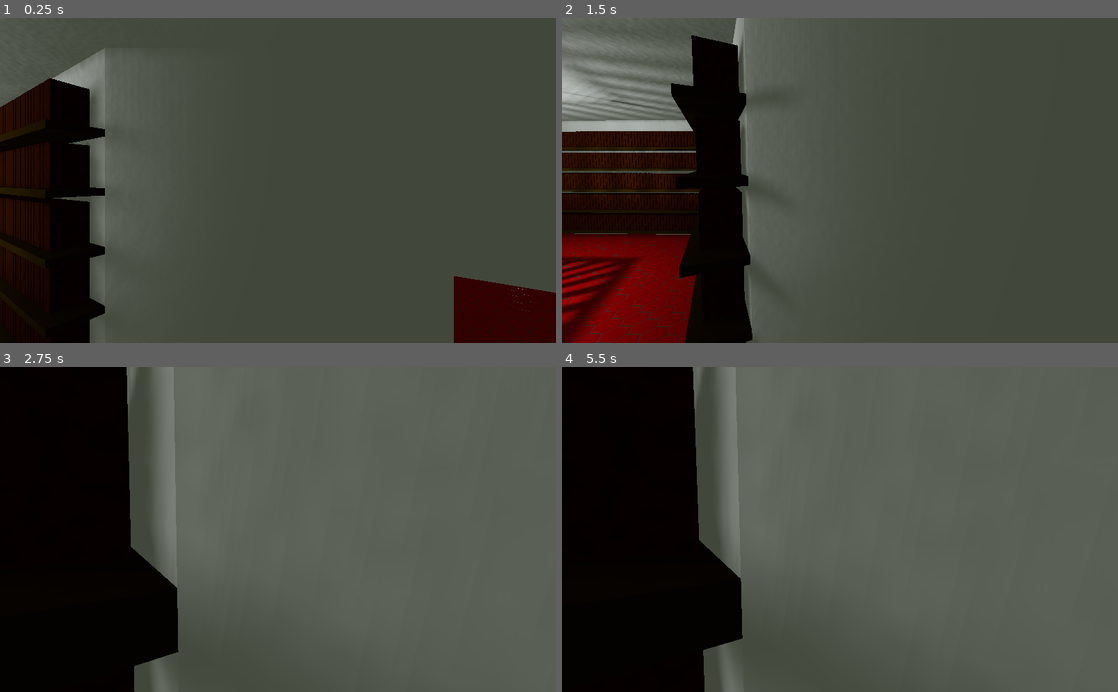
Above: before the commit, frames 1-4 (two rows, left to right).
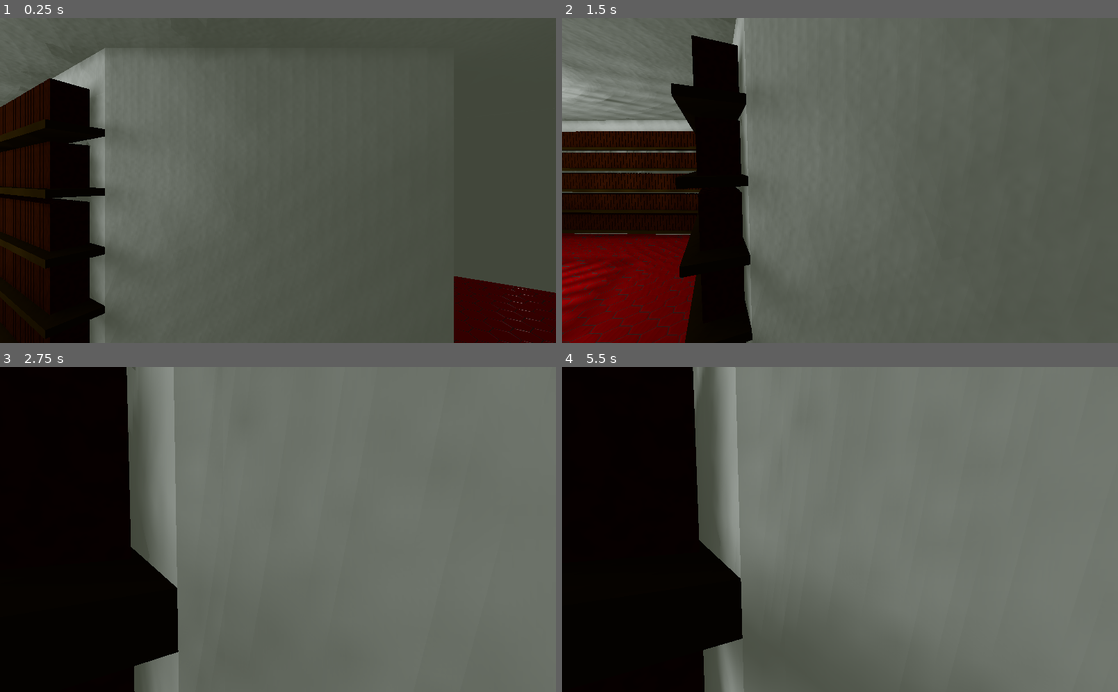
Above: after the commit, the same moments.

Repository: HenryWConklin/Total-Library
Game: Godot game, scene res://rooms/Library.tscn
Two runs of this game, one before a commit and one after it. Both use one fixed random seed, a clock stepped at 60 frames per second and the inputs below.
Inputs (mouse positions are in pixels of both pictures, inside the frame that each line leads up to):
- Up to frame 1 (0.25 s): no input
- Up to frame 2 (1.5 s): tap Enter at 0.5 s; move the mouse to (962, 164) at 0.52 s; hold D (move_right) 0.53-1.28 s; click (962, 164) at 0.67 s; tap Space at 1.25 s; move the mouse to (812, 180) at 1.27 s; hold W (move_forward) from 1.28 s (still down)
- Up to frame 3 (2.75 s): keep holding W (move_forward); move the mouse to (289, 523) at 2.02 s
- Up to frame 4 (5.5 s): keep holding W (move_forward); move the mouse to (834, 536) at 2.77 s; move the mouse to (878, 532) at 3.52 s; move the mouse to (795, 526) at 4.27 s; tap Enter at 5 s; move the mouse to (845, 529) at 5.02 s

The runs differ from the first frame. In frame 1, 7.2% of the frame differs, in the area x 18-98%, y 12-100%; in frame 2, 17%; in frame 3, 4.1%; in frame 4, 20%, in the area x 29-100%, y 0-100%.

Commit message:
Misc tweaks

Diff:
--- a/props/LibraryLight.tscn
+++ b/props/LibraryLight.tscn
@@ -8,5 +8,7 @@
 transform = Transform( 1, 0, 0, 0, -4.37114e-08, 1, 0, -1, -4.37114e-08, 0, -0.4, 0 )
 shadow_enabled = true
 shadow_bias = 0.05
+omni_range = 8.0
+omni_attenuation = 1.36604
 
 [node name="hanging_light" parent="." instance=ExtResource( 1 )]
--- a/rooms/Library.tscn
+++ b/rooms/Library.tscn
@@ -19,7 +19,7 @@
 
 [node name="RoomManager" type="RoomManager" parent="."]
 roomlist = NodePath("../Rooms")
-default_portal_margin = 0.21
+merge_meshes = true
 script = ExtResource( 8 )
 
 [node name="Rooms" parent="." instance=ExtResource( 1 )]
--- a/util/LightmapGen.tscn
+++ b/util/LightmapGen.tscn
@@ -1,6 +1,6 @@
 [gd_scene load_steps=3 format=2]
 
-[ext_resource path="res://rooms/HexTiledLibrary.tscn" type="PackedScene" id=1]
+[ext_resource path="res://rooms/Library.tscn" type="PackedScene" id=1]
 [ext_resource path="res://util/LightmapGen.gd" type="Script" id=3]
 
 [node name="Spatial" type="Spatial"]
--- a/util/OnreadyRoomManager.gd
+++ b/util/OnreadyRoomManager.gd
@@ -1,5 +1,7 @@
 extends RoomManager
 
+export(bool) var auto_enable = true
+
 func _ready():
-	self.rooms_convert()
-	pass
+	if auto_enable:
+		self.rooms_convert()
